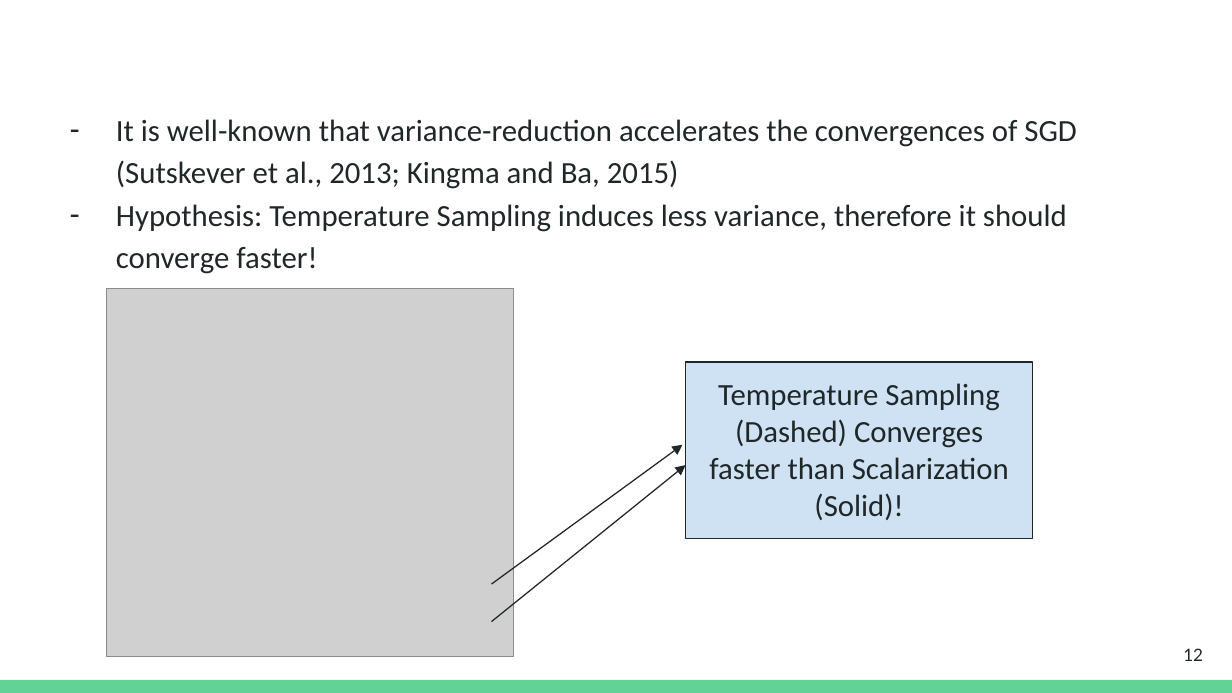
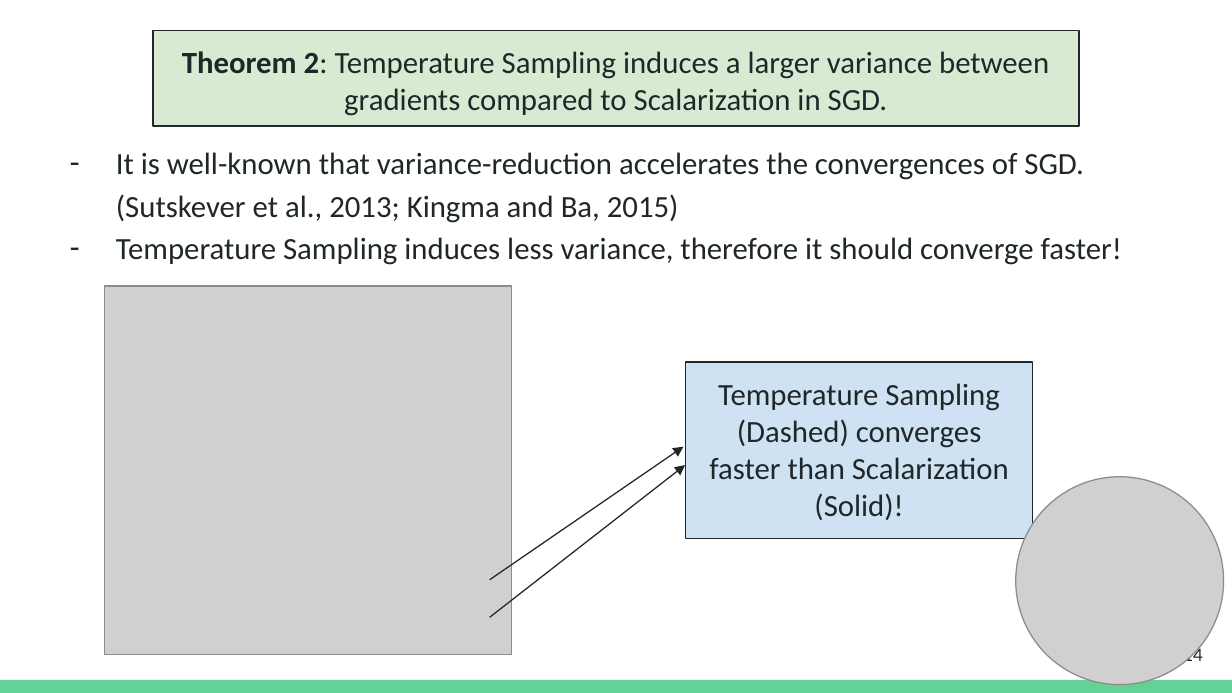
Before and after one commit to danyaljj/homepage, a slide deck: slide 14 of files/2025_cooldown/Cooldown_NAACL_2025_10min.pptx (slide 12 before the commit). Drawn at 1232x693 pixels with LibreOffice and Linux fonts; fonts in the diff are those of the drawing; grey boxes stand for pictures. Boxes give left, top, right and bottom in pixels: in the first picture for what was removed or moved away, otherwise in the second. Text is boxed around its words. In the diff, an @@ line names an element or a change of style, - is before the commit and + after.

```diff
--- a/files/2025_cooldown/Cooldown_NAACL_2025_10min.pptx
+++ b/files/2025_cooldown/Cooldown_NAACL_2025_10min.pptx
@@ rectangle added at bbox=[153, 31, 1079, 127], fill #D9EAD3, outline #202729 0.75 pt, 18 pt, text #202729 @@
+Theorem 2: Temperature Sampling induces a larger variance between gradients compared to Scalarization in SGD.
@@ text at bbox=[116, 152, 1122, 265]: text changed @@
-– It is well-known that variance-reduction accelerates the convergences of SGD (Sutskever et al., 2013; Kingma and Ba, 2015)
-– Hypothesis: Temperature Sampling induces less variance, therefore it should converge faster!
+– It is well-known that variance-reduction accelerates the convergences of SGD. (Sutskever et al., 2013; Kingma and Ba, 2015)
+– Temperature Sampling induces less variance, therefore it should converge faster!
@@ text in rectangle at bbox=[709, 383, 1009, 520]: text changed @@
-Temperature Sampling (Dashed) Converges faster than Scalarization (Solid)!
+Temperature Sampling (Dashed) converges faster than Scalarization (Solid)!
@@ arrow moved from (492, 584) - (683, 445) to (489, 580) - (684, 447) @@
@@ arrow moved from (492, 622) - (686, 466) to (489, 617) - (685, 466) @@
@@ picture added at bbox=[1015, 477, 1223, 685] @@
@@ page number at bbox=[1183, 647, 1203, 666]: text changed @@
-12
+14
```
Also in this commit, not shown: 15 other slides changed, 5 slides added, 6 slides removed, 3 other files.
